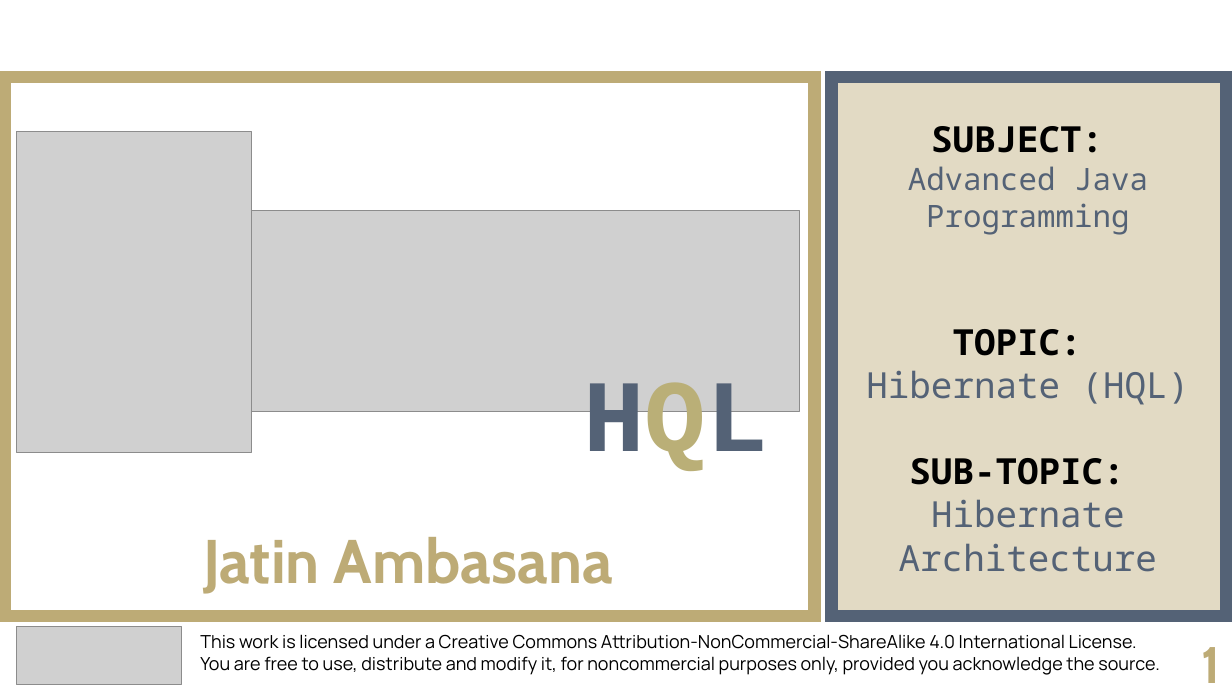
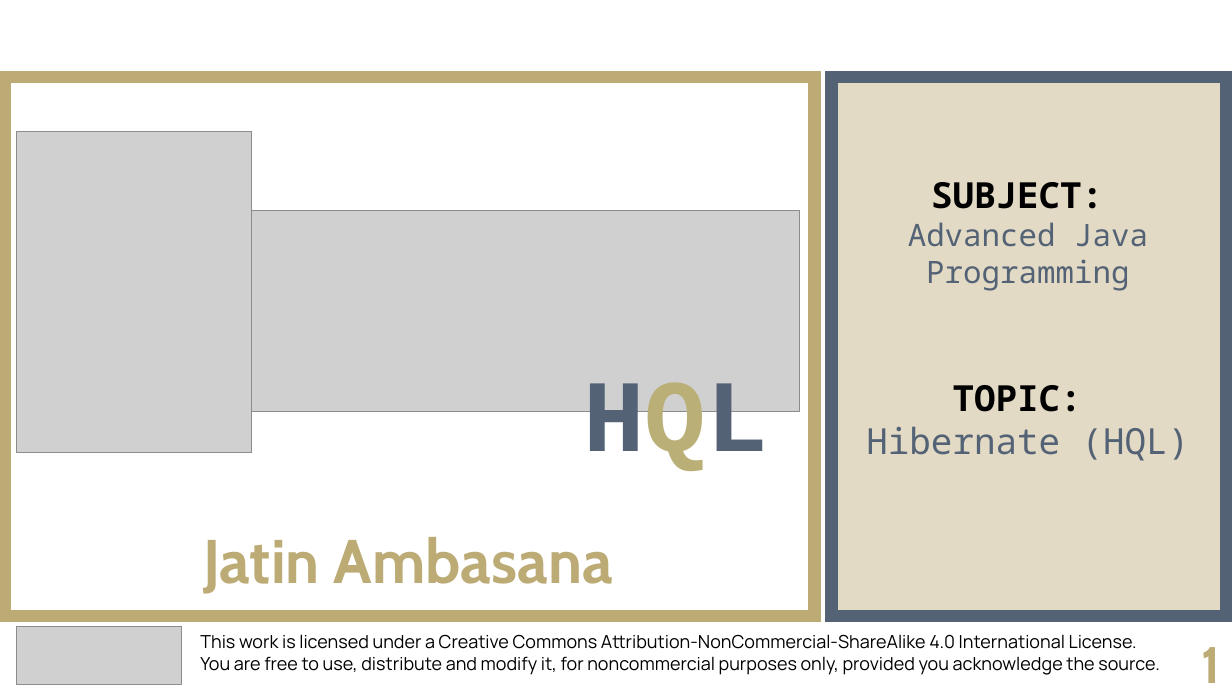
Before and after one commit to jrambasana/AJP2022-material, a slide deck: slide 1 of AJP Slides/AJP (01ce0502) - Unit 6 - Hibernate 02 (HQL).pptx. Drawn at 1232x693 pixels with LibreOffice and Linux fonts; fonts in the diff are those of the drawing; grey boxes stand for pictures. Boxes give left, top, right and bottom in pixels: in the first picture for what was removed or moved away, otherwise in the second. Text is boxed around its words. In the diff, an @@ line names an element or a change of style, - is before the commit and + after.

```diff
--- a/AJP Slides/AJP (01ce0502) - Unit 6 - Hibernate 02 (HQL).pptx
+++ b/AJP Slides/AJP (01ce0502) - Unit 6 - Hibernate 02 (HQL).pptx
@@ text "SUBJECT:": place and size @@
-text "SUBJECT:" at (866, 126, 1190, 572)
+text "SUBJECT:" at (866, 182, 1190, 461)
@@ text at (899, 458, 1157, 572): paragraphs removed @@
-SUB-TOPIC:
-Hibernate Architecture
```
